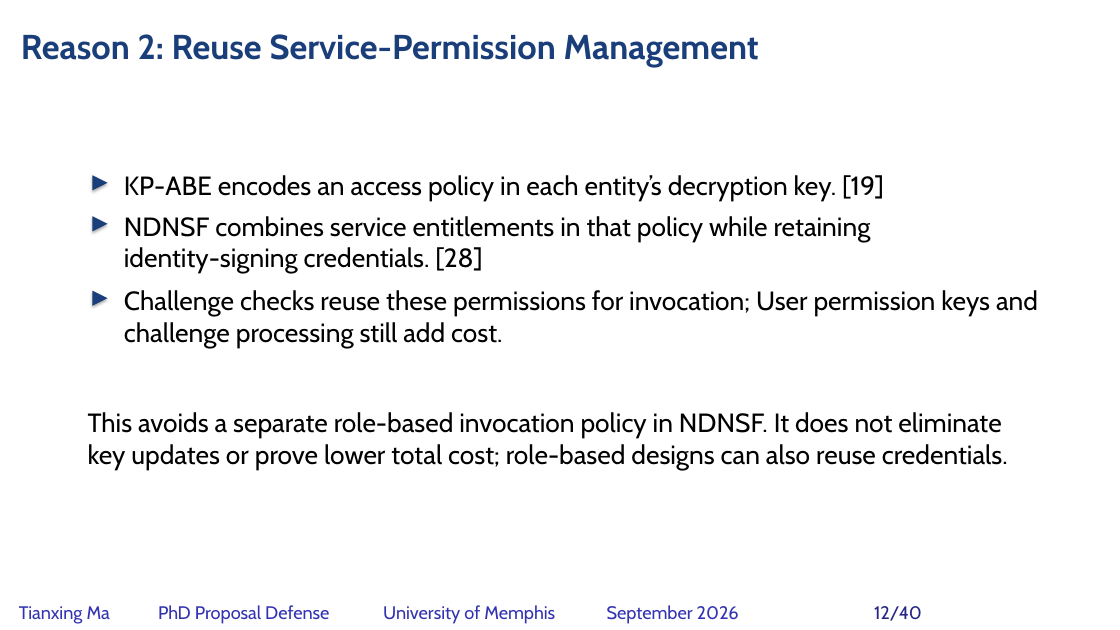
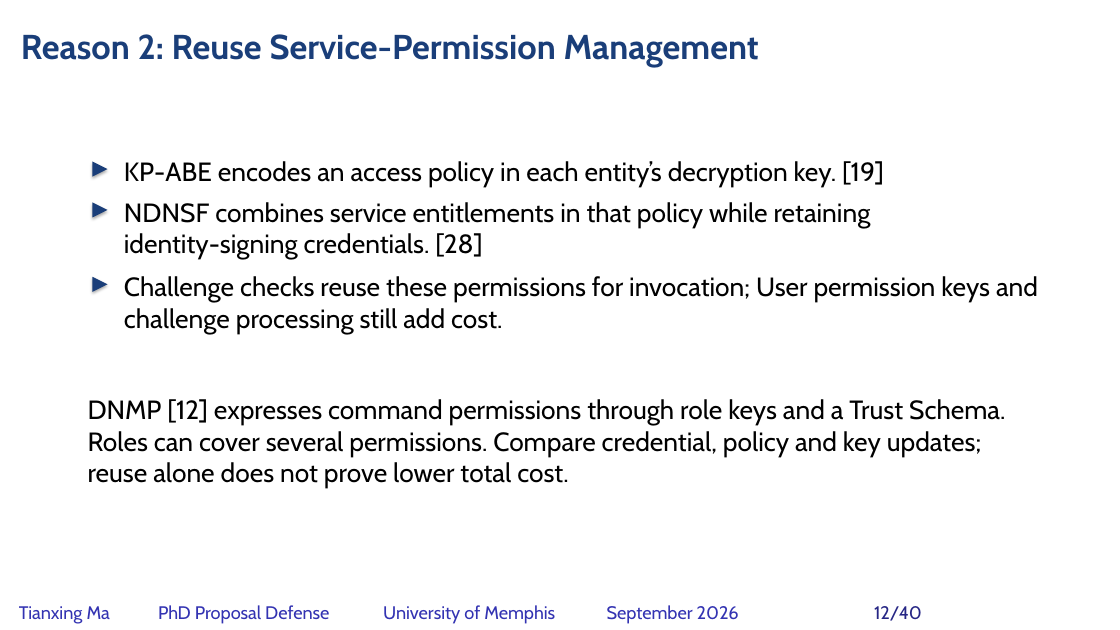
Before and after one commit to matianxing1992/NDN_Service_Framework, a slide deck: slide 12 of docs/PAPER/proposal-defense/slides/NDNSF_proposal_hybrid_editable.pptx. Drawn at 1120x630 pixels with LibreOffice and Linux fonts; fonts in the diff are those of the drawing; background and template pictures are left out. Boxes give left, top, right and bottom in pixels: in the first picture for what was removed or moved away, otherwise in the second. Text is boxed around its words. In the diff, an @@ line names an element or a change of style, - is before the commit and + after.

Commit message:
docs: connect DNMP authorization precedent across proposal

```diff
--- a/docs/PAPER/proposal-defense/slides/NDNSF_proposal_hybrid_editable.pptx
+++ b/docs/PAPER/proposal-defense/slides/NDNSF_proposal_hybrid_editable.pptx
@@ 3 texts, 3 triangles: place and size @@
-3 texts, 3 triangles at <box>92,175,1038,348</box>
+3 texts, 3 triangles at <box>92,161,1038,334</box>
@@ text at <box>88,399,1005,489</box>: text changed @@
-This avoids a separate role-based invocation policy in NDNSF. It does not eliminate key updates or prove lower total cost; role-based designs can also reuse credentials.
+DNMP [12] expresses command permissions through role keys and a Trust Schema. Roles can cover several permissions. Compare credential, policy and key updates; reuse alone does not prove lower total cost.
```
Also in this commit, not shown: 4 other slides changed, 26 other files.
